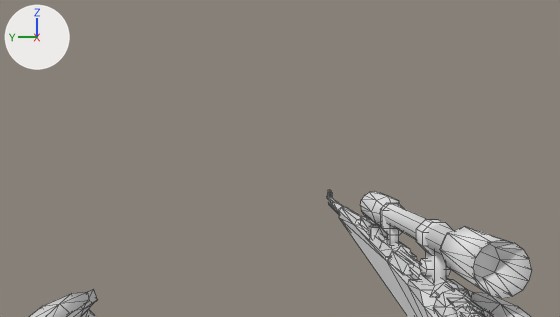
What one commit did to the Blender file source/models/weapons/kar/v_kar/mesh.blend.
Camera for both pictures: the file's camera 'ArmsCamera'. The lights are fixed; the arrows at upper left show +X, +Y and +Z. Mesh edges are drawn as thin lines.

Script lines for the objects in view, before the commit:
```python
me_cylinder = bpy.data.meshes.new('Cylinder')
me_cylinder.from_pydata(...)  # 128 vertices, 130 faces; spans x -3.06..6.41, y -5.35..-3.96, z -0.71..1.57
me_cylinder.polygons.foreach_set('use_smooth', [True] * 130)
me_cylinder.materials.append(mat_material_004)  # its picture is missing
me_plane_001 = bpy.data.meshes.new('Plane.001')
me_plane_001.from_pydata(...)  # 485 vertices, 713 faces; spans x 1.7..23.9, y -6.0..4.3, z -4.8..-2.1
me_plane_001.materials.append(mat_material_002)  # its picture is missing
ob_armsmesh = bpy.data.objects.new('ArmsMesh', me_plane_001)
ob_armsmesh.location = (-15.6, 0.0, 0.8)
ob_armsmesh.scale = (4.3, 4.3, 4.3)
ob_scope_attachment = bpy.data.objects.new('Scope Attachment', me_cylinder)
ob_scope_attachment.location = (26.89, 0.01, -8.55)
ob_scope_attachment.scale = (2.68, 2.68, 2.68)
```
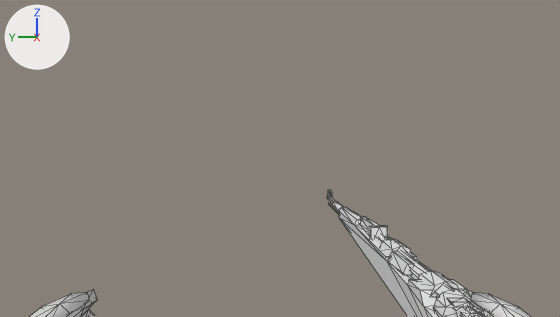
Boxes (x1, y1, x2, y2) around the edits, measured in the pictures (560 x 317 px):
'Scope Attachment', hidden
    before: (360, 191, 531, 299)

The change in detail:
Object 'Scope Attachment' (ob_scope_attachment) is now hidden.
